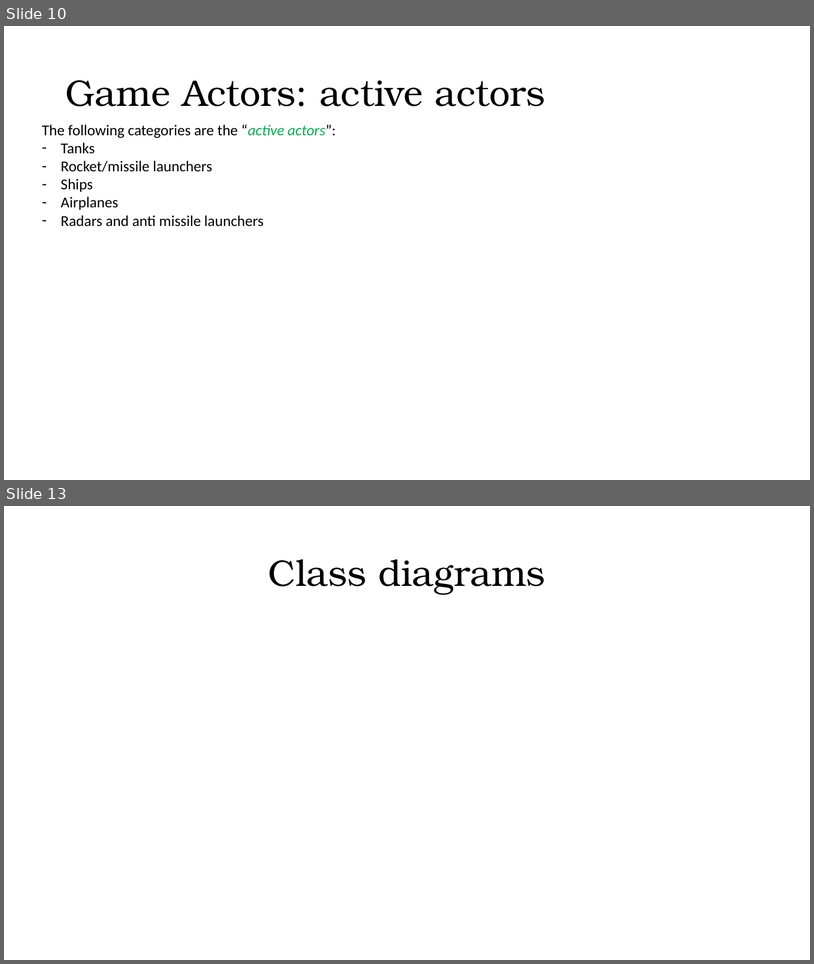
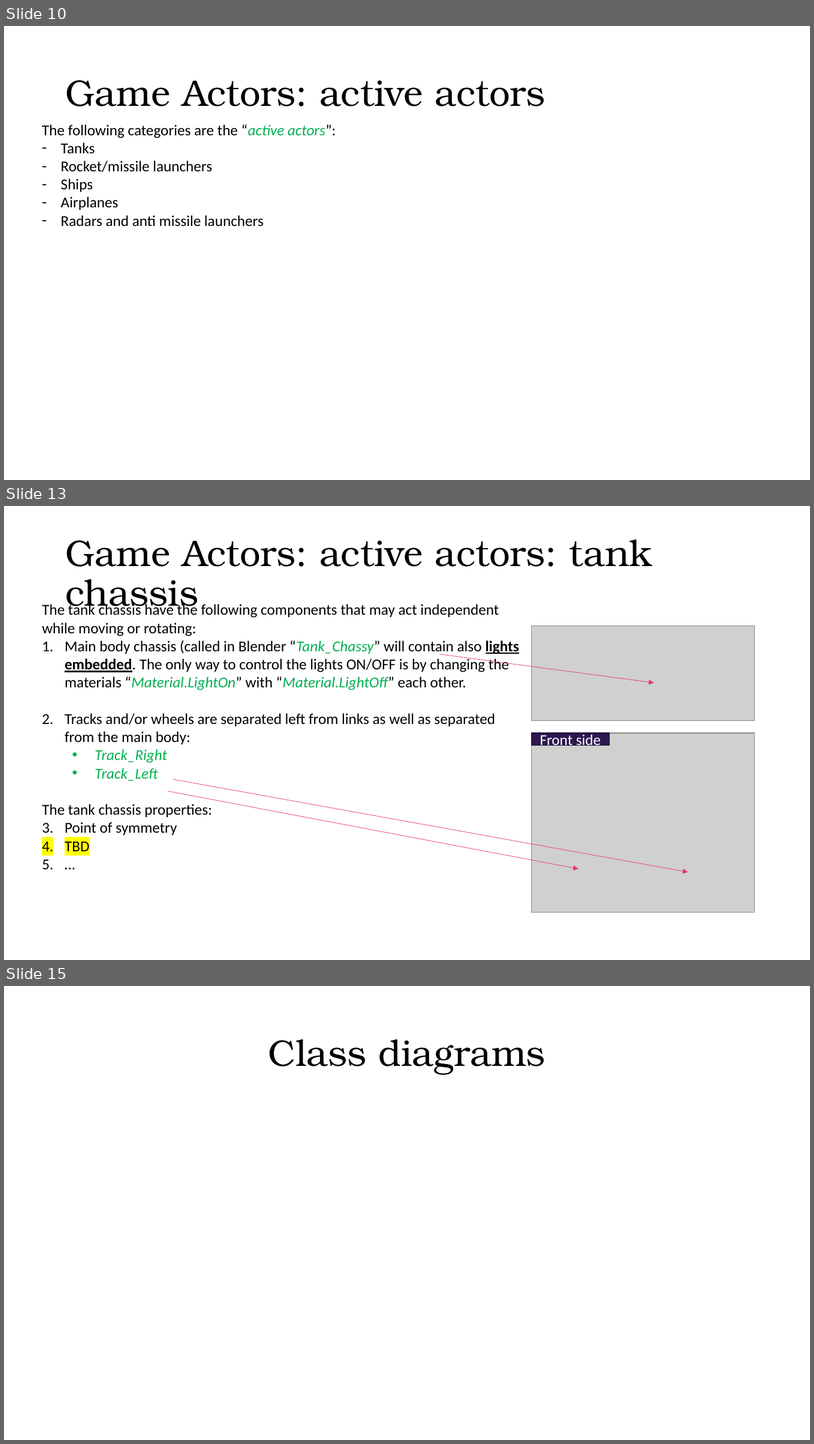
Before and after one commit to george2209/PlanesAndShips, a slide deck: PlanesAndShips/docs/ProjectDocumentation.pptx. Shown one above the other, each under a label of ours: slides 10 and 13 before the commit, slides 10, 13 and 15 after it; the slides between them are not shown. The pictures are 814x964 and 814x1444 pixels, drawn with LibreOffice and Linux fonts; fonts in the diff are those of the drawing; grey boxes stand for pictures; background and template pictures are left out. Boxes give left, top, right and bottom in pixels: in the first picture for what was removed or moved away, otherwise in the second. Text is boxed around its words. In the diff, an @@ line names an element or a change of style, - is before the commit and + after.

```diff
--- a/PlanesAndShips/docs/ProjectDocumentation.pptx
+++ b/PlanesAndShips/docs/ProjectDocumentation.pptx
@@ slide 13 added at (4, 506, 810, 960), background #FFFFFF @@
@@ title added at (65, 540, 653, 615), 44 pt, text #000000 @@
+Game Actors: active actors: tank chassis
@@ text added at (42, 603, 519, 851), 18 pt, text #000000 @@
+The tank chassis have the following components that may act independent while moving or rotating:
+1. Main body chassis (called in Blender “Tank_Chassy” will contain also lights embedded. The only way to control the lights ON/OFF is by changing the materials “Material.LightOn” with “Material.LightOff” each other.
+2. Tracks and/or wheels are separated left from links as well as separated from the main body:
+  • Track_Right
+  • Track_Left
+The tank chassis properties:
+1. Point of symmetry
+2. TBD
+3. …
@@ picture added at (531, 626, 755, 721) @@
@@ arrow added from (440, 654) to (654, 682), #EA2B7B 0.5 pt @@
@@ picture added at (531, 733, 755, 912) @@
@@ rectangle added at (531, 733, 609, 745), fill #2D184F, outline #21123A 1 pt, 18 pt, text #FFFFFF @@
+Front side
@@ arrow added from (168, 791) to (579, 868), #EA2B7B 0.5 pt @@
@@ arrow added from (173, 779) to (688, 872), #EA2B7B 0.5 pt @@
@@ what was slide 13 is now slide 15 @@
```
Also in this commit, not shown: 3 slides changed, 1 other slide added, 2 other files.
